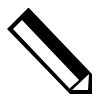
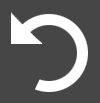
Layered file, before and after one edit (100px x 103px). Changes by layer:
hid group "pen" (3 layers) over [7, 8, 92, 94]
showed "undo", painted on it over [5, 2, 92, 98]
showed "Background" over [0, 0, 100, 103]